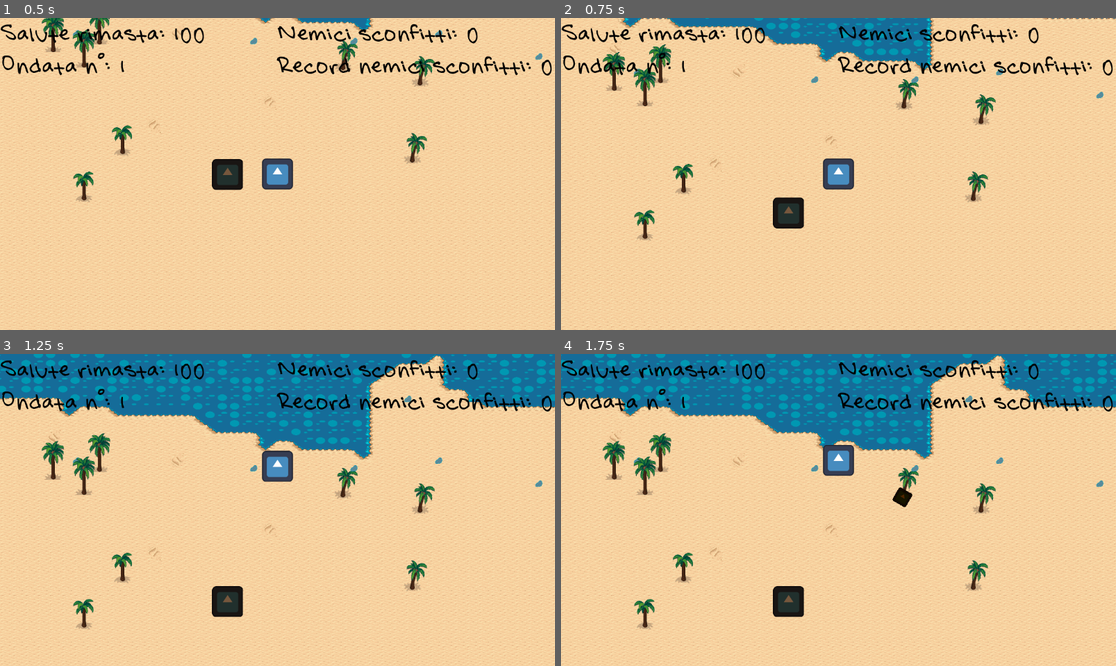
Above: before the commit, frames 1-4 (two rows, left to right).
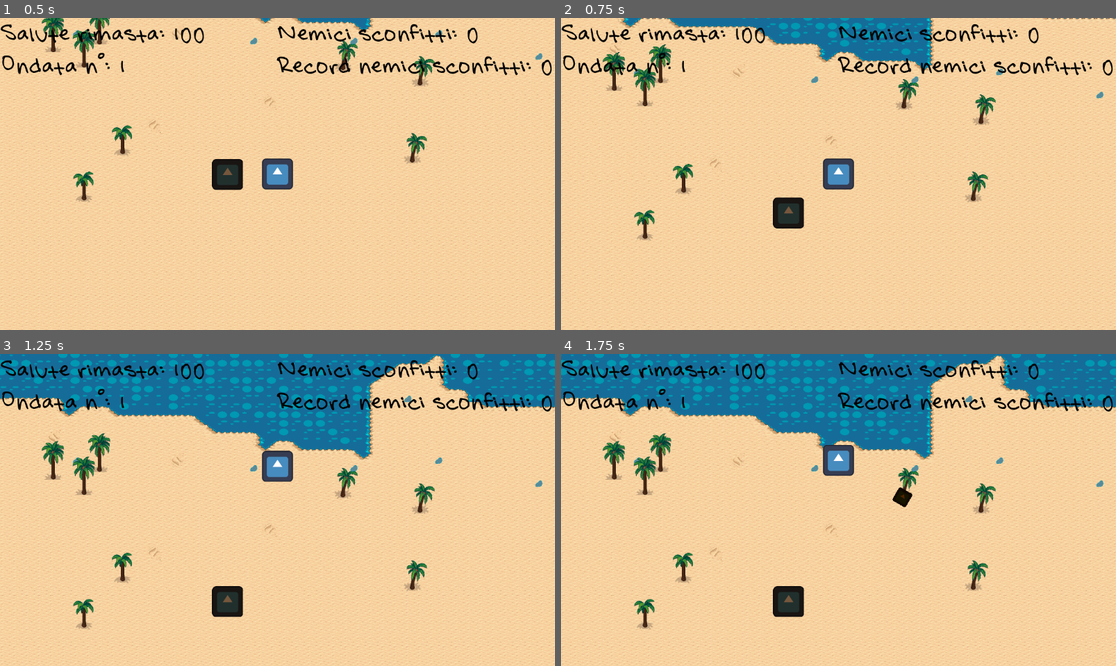
Above: after the commit, the same moments.

Repository: xMarcoMax/BeatchSlash
Game: Godot game, scene res://Scenes/level.tscn
The game is run twice, just before and just after one commit, with the same random seed, the same clock (stepped at 60 frames per second) and the same inputs. The engine's default icon, where the game draws it, is replaced by a stand-in: a white triangle on a blue panel in a dark square.
Inputs (mouse positions are in pixels of both pictures, inside the frame that each line leads up to):
- Up to frame 1 (0.5 s): no input
- Up to frame 2 (0.75 s): tap Enter at 0.5 s; move the mouse to (810, 236) at 0.52 s; hold Up (ui_up) from 0.53 s (still down); hold Space (run) from 0.53 s (still down)
- Up to frame 3 (1.25 s): keep holding Up (ui_up); keep holding Space (run)
- Up to frame 4 (1.75 s): keep holding Up (ui_up); move the mouse to (1005, 556) at 1.27 s; release Space (run) at 1.28 s; right-click (1005, 556) at 1.35 s

Frame 1 is identical in both runs. In frame 2, 0.5% of the frame differs, in the area x 26-66%, y 0-12%; in frame 3, 3.0%; in frame 4, 3.0%, in the area x 0-100%, y 0-29%.

Commit message:
Miglioramento gestione hud, bozza gestione ondate

Diff:
--- a/Scripts/enemy.gd
+++ b/Scripts/enemy.gd
@@ -24,6 +24,7 @@
 #Stop movement and playing dead animation
 func dead():
 	velocity = Vector2.ZERO
+	$CollisionShape2D.set_deferred("disabled", true)
 	timer.start()
 	defeated.emit()
 
--- a/Scripts/level.gd
+++ b/Scripts/level.gd
@@ -7,17 +7,19 @@
 
 var enemy = preload("res://Characters/enemy.tscn")
 var total_enemies = 5
-var spawn_number = 5
 var wave = 1
-var defeated = 0
+var defeated_total = 0
+var defeated_level = 0
 var record
+var spawn_number
 
 # Called every frame. 'delta' is the elapsed time since the previous frame.
 func _ready():
+	spawn_number = total_enemies
 	record = 0
 	hud.set_health(target.hp)
 	hud.set_wave(wave)
-	hud.set_defeated(defeated)
+	hud.set_defeated(defeated_total)
 	hud.set_record(0)
 
 func _process(delta):
@@ -25,10 +27,12 @@
 	check_wave_completed()
 
 func check_wave_completed():
-	if(total_enemies == defeated):
+	if(total_enemies == defeated_level):
 		wave += 1
 		hud.set_wave(wave)
 		total_enemies = 6
+		spawn_number = total_enemies
+		defeated_level = 0
 
 func spawn_enemy():
 	if spawn_number > 0:
@@ -42,7 +46,8 @@
 
 func _on_defeated():
 	print("nemico sconfitto")
-	defeated += 1
-	hud.set_defeated(defeated)
-	if defeated > record:
-		hud.set_record(defeated)
+	defeated_total += 1
+	defeated_level += 1
+	hud.set_defeated(defeated_total)
+	if defeated_total > record:
+		hud.set_record(defeated_total)
